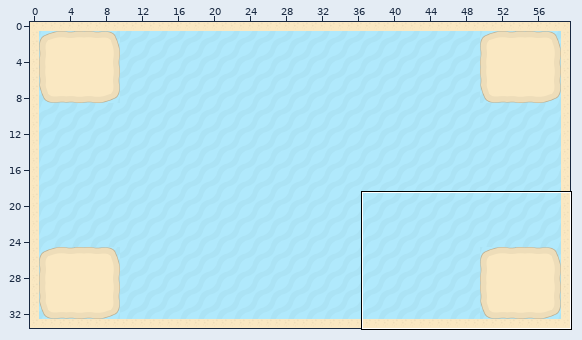
Two states of a Tiled map, core/assets/models/map.tmx. The picture above shows the old version from afar; the outline marks the close-up.
Close-up. As it was:
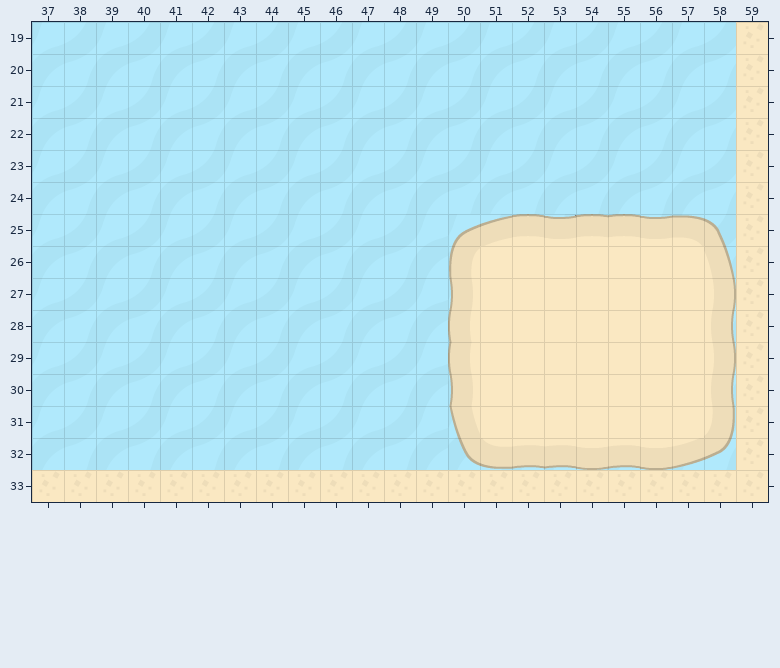
Cells are 32x32 px. Shown: x 37..59, y 19..33. The commit also changed other parts of the map, which this record leaves out.
The result:
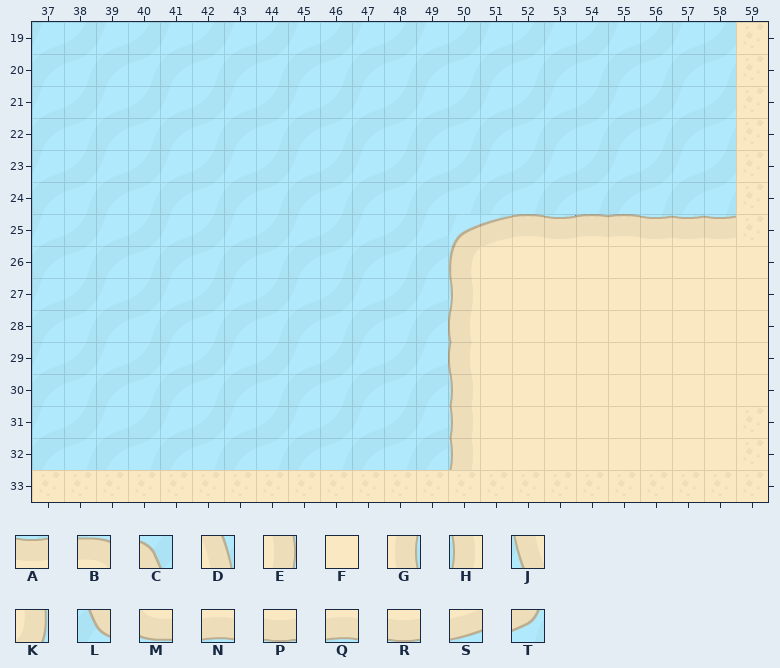
Key: from "tileset": A 15, B 16, C 17, D 49, E 81, F 104, G 113, H 170, J 202, K 209, L 234, M 235, N 236, P 237, Q 238, R 239, S 240, T 241.
_ is an empty cell, . an unchanged one.
What changed:
--- layer "Tile Layer 1"
@@ x 50..58 @@
-25 .......BC
-26 ........D
-27 ........E
-28 ........G
-29 ........E
-30 ........G
-31 J.......K
-32 LMNNPQRST
+25 .......AA
+26 ........F
+27 ........F
+28 ........F
+29 ........F
+30 ........F
+31 H.......F
+32 HFFFFFFFF
Where, in picture pixels (left, top, right, bottom), the same in both close-ups:
changed: (449, 215, 736, 470)
